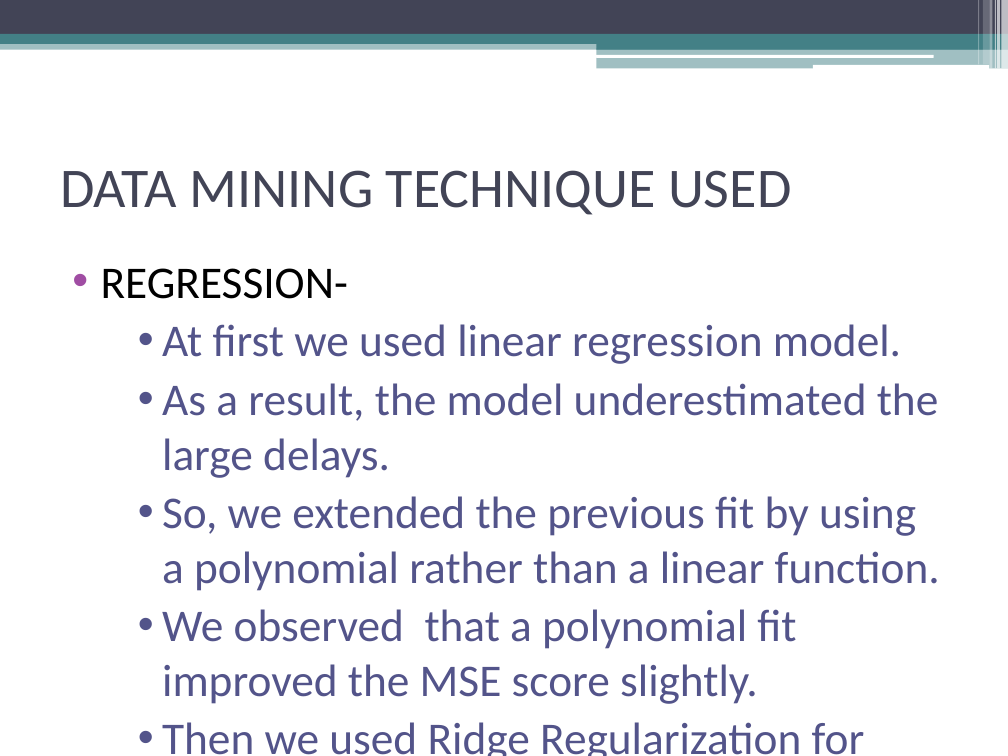
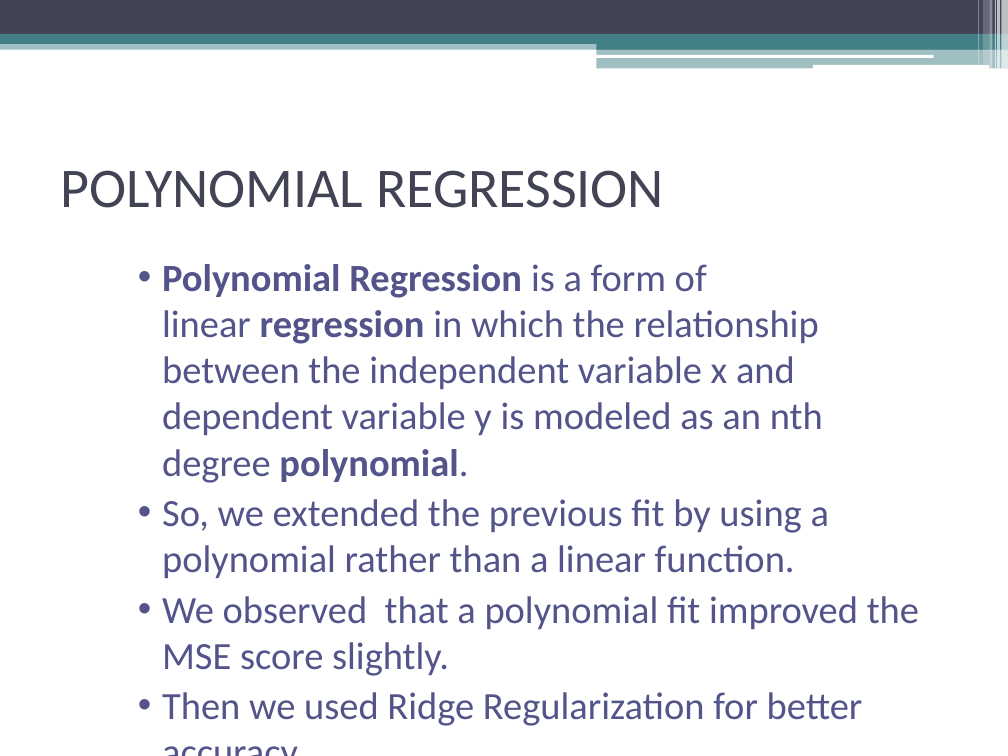
Before and after one commit to sayalispparulekar/Flight-Delay, a slide deck: slide 12 of DWDM.pptx (slide 11 before the commit). Drawn at 1008x756 pixels with LibreOffice and Linux fonts; fonts in the diff are those of the drawing. Boxes give left, top, right and bottom in pixels: in the first picture for what was removed or moved away, otherwise in the second. Text is boxed around its words. In the diff, an @@ line names an element or a change of style, - is before the commit and + after.

Commit message:
final ppt

```diff
--- a/DWDM.pptx
+++ b/DWDM.pptx
@@ title at <box>60,170,664,208</box>: text changed @@
-DATA MINING TECHNIQUE USED
+POLYNOMIAL REGRESSION
@@ text at <box>162,264,823,483</box>: text changed; size 32.4 to 27.5 pt @@
-• REGRESSION-
-    • At first we used linear regression model.
-    • As a result, the model underestimated the large delays.
+    • Polynomial Regression is a form of linear regression in which the relationship between the independent variable x and dependent variable y is modeled as an nth degree polynomial.
@@ text at <box>162,499,919,676</box>: size 32.4 to 27.5 pt in "So, we extended the previous fit by ...", "We observed that a polynomial fit improved ..." @@
@@ text at <box>162,692,863,726</box>: text changed; size 32.4 to 27.5 pt @@
-    • Then we used Ridge Regularization for better accuracy.
+    • Then we used Ridge Regularization for better accuracy
```
Also in this commit, not shown: 3 other slides changed, 2 slides added.
